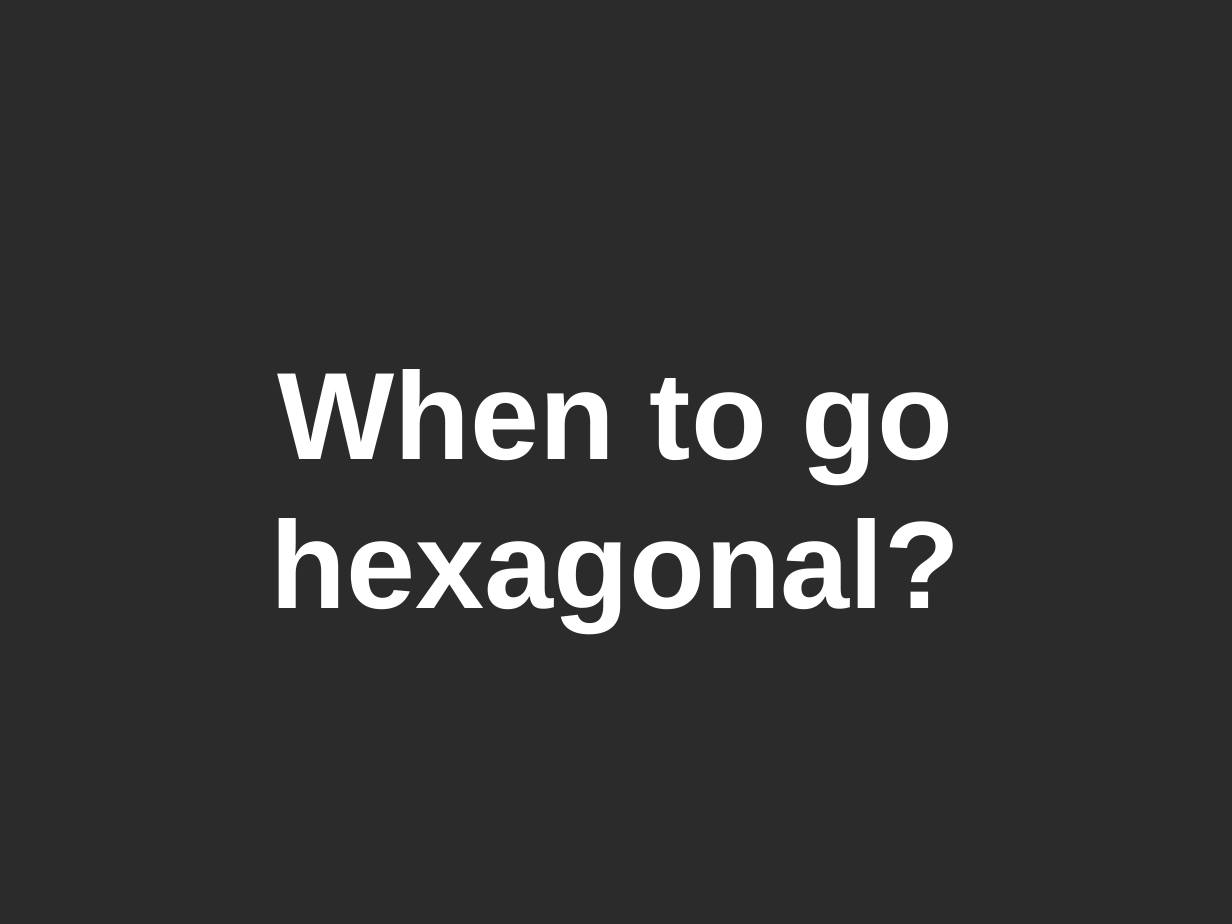
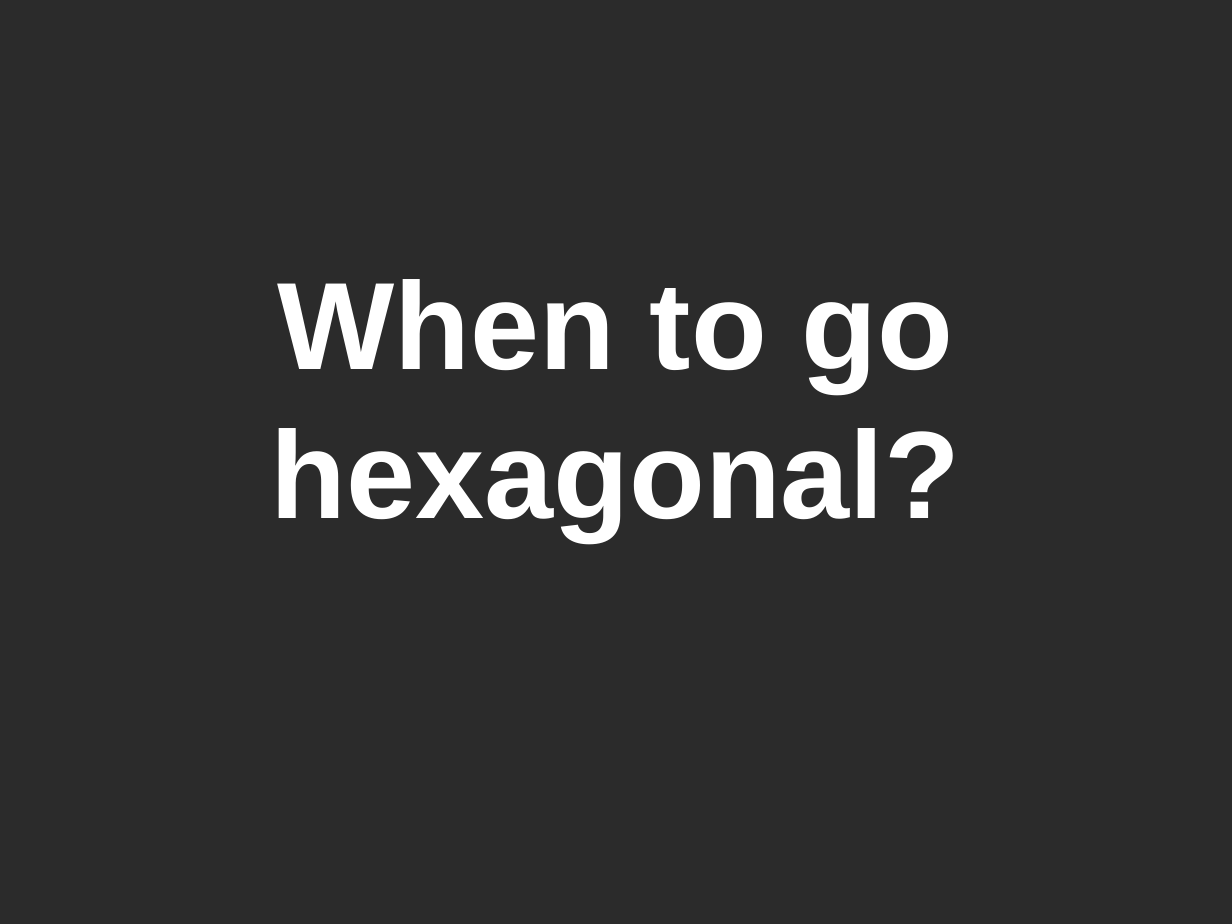
Before and after one commit to mateuszwinnicki/talks, a slide deck: slide 36 of HexagonalArchitecture/HexagonalArchitecture.odp (slide 33 before the commit). Drawn at 1232x924 pixels with LibreOffice and Linux fonts; fonts in the diff are those of the drawing; background and template pictures are left out; a plain dark background stands for a picture behind light text. Boxes give left, top, right and bottom in pixels: in the first picture for what was removed or moved away, otherwise in the second. Text is boxed around its words. In the diff, an @@ line names an element or a change of style, - is before the commit and + after.

Commit message:
Hexagonal Architecture - presentation improvements. Added poll in the end and depencendy slide. Minor spelling fixes Pdf is generated

```diff
--- a/HexagonalArchitecture/HexagonalArchitecture.odp
+++ b/HexagonalArchitecture/HexagonalArchitecture.odp
@@ subtitle "When to go hexagonal?": place and size @@
-subtitle "When to go hexagonal?" at box(271, 369, 960, 631)
+subtitle "When to go hexagonal?" at box(271, 279, 960, 541)
```
Also in this commit, not shown: 4 other slides changed, 4 slides added, 1 other file.
